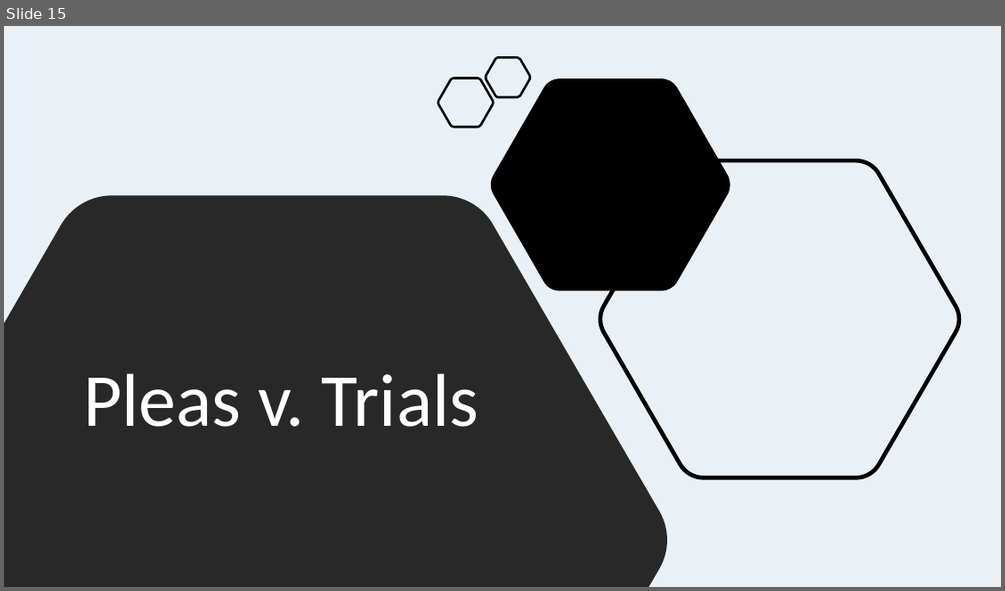
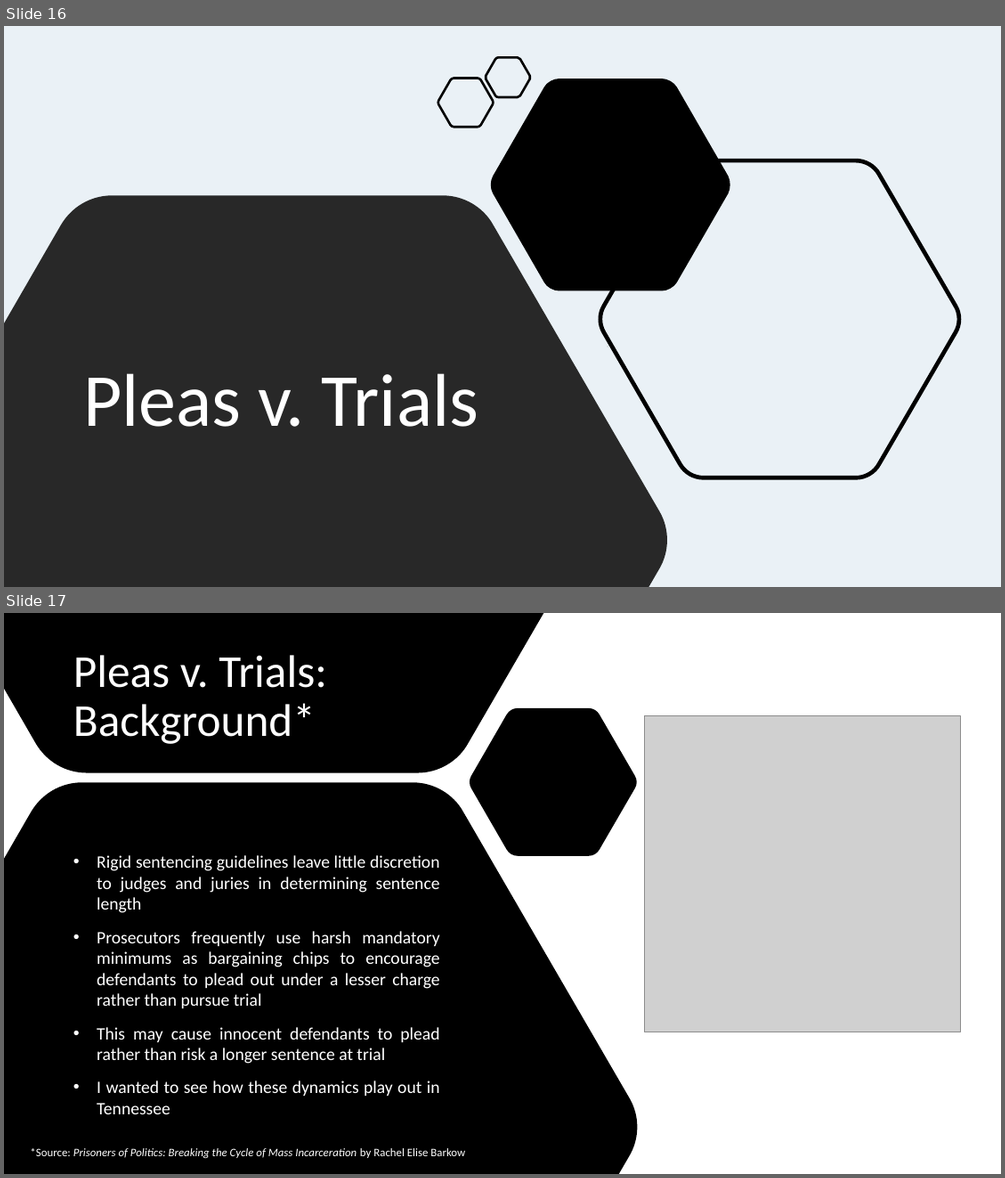
Before and after one commit to jenwhitson/sentencing_project, a slide deck: Presentation.pptx. Shown one above the other, each under a label of ours: slide 15 before the commit, slides 16 and 17 after it. The pictures are 1005x591 and 1005x1178 pixels, drawn with LibreOffice and Linux fonts; fonts in the diff are those of the drawing; grey boxes stand for pictures. Boxes give left, top, right and bottom in pixels: in the first picture for what was removed or moved away, otherwise in the second. Text is boxed around its words. In the diff, an @@ line names an element or a change of style, - is before the commit and + after.

Commit message:
added plea background slide

```diff
--- a/Presentation.pptx
+++ b/Presentation.pptx
@@ slide 17 added at box(4, 613, 1001, 1174), background #FFFFFF @@
@@ freeform shape added at box(4, 613, 638, 1174), fill #000000 @@
@@ title added at box(73, 655, 327, 744), 44 pt, text #FFFFFF @@
+Pleas v. Trials: Background*
@@ picture added at box(645, 716, 961, 1032) @@
@@ text added at box(97, 855, 440, 1114), 16.8 pt, text #FFFFFF @@
+• Rigid sentencing guidelines leave little discretion to judges and juries in determining sentence length
+• Prosecutors frequently use harsh mandatory minimums as bargaining chips to encourage defendants to plead out under a lesser charge rather than pursue trial
+• This may cause innocent defendants to plead rather than risk a longer sentence at trial
+• I wanted to see how these dynamics play out in Tennessee
@@ text added at box(30, 1148, 465, 1159), 11 pt, text #FFFFFF, italic @@
+*Source: Prisoners of Politics: Breaking the Cycle of Mass Incarceration by Rachel Elise Barkow
@@ what was slide 15 is now slide 16 @@
```
Also in this commit, not shown: 2 slides changed, 1 other slide added, 1 other file.
